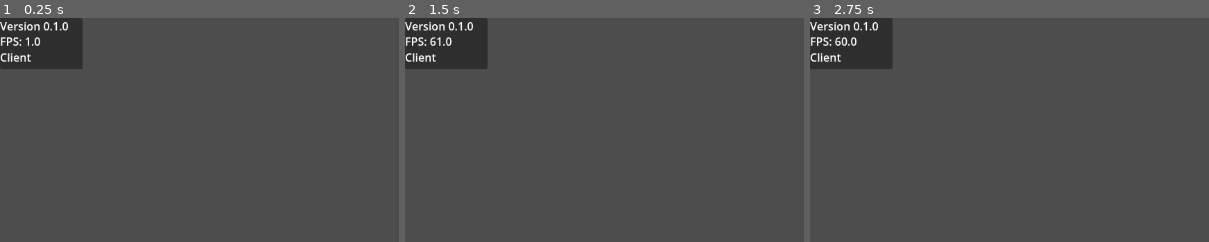
Above: before the commit, frames 1-3 (left to right).
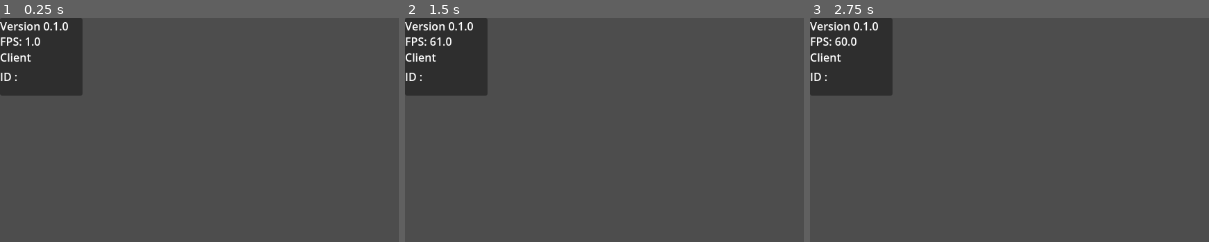
Above: after the commit, the same moments.

Repository: Enarior/alyzera
Game: Godot game, scene res://src/core/main_game/main_game.tscn
Same seed, same stepped clock (60 frames per second), same inputs: the game is played once before the commit and once after it.
Inputs (mouse positions are % of the whole screen's width and height, from its top left):
- Up to frame 1 (0.25 s): no input
- Up to frame 2 (1.5 s): click "Client" at 0.5 s; move the mouse to (55, 50) at 1.27 s; hold W (forward) from 1.28 s (still down); hold Shift (run) from 1.28 s (still down)
- Up to frame 3 (2.75 s): keep holding W (forward); tap Space (jump) at 1.52, 2.27 s; tap Enter at 2 s; move the mouse to (45, 50) at 2.02 s; release Shift (run) at 2.03 s; tap , (toggle_mouse_mode) at 2.1 s
The pictures show only the part of the screen within x 0-50%, y 0-50%; the shares and areas given below are measured in that part.

The runs differ from the first frame. In frame 1, 2.4% of the frame differs, in the area x 0-21%, y 22-35%; in frame 2, 2.4%; in frame 3, 2.4%.

Commit message:
start turn based multi OMEGABRUH

Diff:
--- a/project.godot
+++ b/project.godot
@@ -20,7 +20,7 @@
 
 Global="*uid://5b53umuwoae"
 HighLevelNetworkHandler="*uid://bp2bx1q5ut6w1"
-CombatManager="*uid://bx6jvvditgts6"
+CombatManager="uid://bx6jvvditgts6"
 
 [display]
 
@@ -35,6 +35,7 @@
 
 folder_colors={
 "res://src/core/": "red",
+"res://src/debug/": "yellow",
 "res://src/gameplay/": "green"
 }
 
--- a/src/core/main_game/main_game.gd
+++ b/src/core/main_game/main_game.gd
@@ -39,7 +39,6 @@
 			pause_root.show()
 			_paused = true
 			Input.call_deferred("set_mouse_mode",Input.MOUSE_MODE_VISIBLE)
-
 		else :
 			pause_root.hide()
 			_paused = false
@@ -96,6 +95,10 @@
 	call_deferred("_place_player_at_level_spawn")
 	%TurnManager.add_unit(player) # TEMP
 
+	%CombatManager.combat_start.connect(player._on_combat_start)
+	%CombatManager.combat_end.connect(player._on_combat_end)
+
+
 ## Finds the default spawn location in currently loaded level, and places
 ##  the Player at that position.
 func _place_player_at_level_spawn() -> void:
@@ -109,7 +112,6 @@
 
 	var new_pos = _current_level.get_default_player_spawn()
 	player.global_position = new_pos
-	print("changing pos")
 
 func _spawn_npcs():
 	var spawns = _current_level.get_npc_spawns()
@@ -133,7 +135,7 @@
 
 	if "mob_npc" in node_groups:
 		npc = npc_scene.instantiate() as MobNpc
-		npc.vision_entered.connect(CombatManager.start_combat)
+		npc.vision_entered.connect(%CombatManager.start_combat)
 		%TurnManager.add_unit(npc) # TEMP
 	elif "passive_npc" in node_groups:
 		npc = npc_scene.instantiate() as PassiveNpc
--- a/src/core/main_game/main_game.tscn
+++ b/src/core/main_game/main_game.tscn
@@ -1,10 +1,12 @@
 [gd_scene format=3 uid="uid://d27tq4r3kp8qr"]
 
 [ext_resource type="Script" uid="uid://dxfi0mrtngyn7" path="res://src/core/main_game/main_game.gd" id="1_3fed5"]
-[ext_resource type="PackedScene" uid="uid://dttwvv3r5a6p3" path="res://src/gameplay/turn_manager/turn_manager.tscn" id="2_6n4xl"]
+[ext_resource type="PackedScene" uid="uid://dttwvv3r5a6p3" path="res://src/core/systems/turn_manager/turn_manager.tscn" id="2_6n4xl"]
 [ext_resource type="PackedScene" uid="uid://bxnbd203wci4j" path="res://src/debug/debug_overlay.tscn" id="2_6yl8a"]
 [ext_resource type="PackedScene" uid="uid://cqwx7f7hp2o3k" path="res://src/gameplay/ui/multiplayer_buttons.tscn" id="2_ibp4d"]
 [ext_resource type="Script" uid="uid://bsflm3q0n2tt8" path="res://src/core/multiplayer/multiplayer_spawner.gd" id="3_6n4xl"]
+[ext_resource type="PackedScene" uid="uid://b8eubq7yts3kw" path="res://src/core/systems/combat_manager/combat_manager.tscn" id="3_l0hoa"]
+[ext_resource type="PackedScene" uid="uid://cugrjgidu01wo" path="res://src/gameplay/ui/combat_hud.tscn" id="4_n4iq1"]
 
 [node name="MainGame" type="Node" unique_id=2126897557]
 process_mode = 3
@@ -13,6 +15,9 @@
 [node name="Systems" type="Node" parent="." unique_id=510041305]
 
 [node name="TurnManager" parent="Systems" unique_id=935003780 instance=ExtResource("2_6n4xl")]
+unique_name_in_owner = true
+
+[node name="CombatManager" parent="Systems" unique_id=2089106745 instance=ExtResource("3_l0hoa")]
 unique_name_in_owner = true
 
 [node name="World" type="Node3D" parent="." unique_id=777996568]
@@ -37,6 +42,10 @@
 grow_vertical = 2
 
 [node name="MultiplayerButtons" parent="HUDLayer/HUDRoot" unique_id=1385616990 instance=ExtResource("2_ibp4d")]
+layout_mode = 1
+
+[node name="CombatHUD" parent="HUDLayer/HUDRoot" unique_id=94372681 instance=ExtResource("4_n4iq1")]
+visible = false
 layout_mode = 1
 
 [node name="PauseLayer" type="CanvasLayer" parent="." unique_id=1978506572]
--- a/src/core/multiplayer/multiplayer_spawner.gd
+++ b/src/core/multiplayer/multiplayer_spawner.gd
@@ -10,9 +10,7 @@
 
 
 func spawn_player(id: int=1) -> void:
-	print("multiplayer.peer_connected, id : ", id)
 	if !multiplayer.is_server(): return
-	print("multiplayer.is_server TRUE ", id)
 
 	var player_scene : PackedScene = ResourceLoader.load(PLAYER_SCENE_UID) as PackedScene
 	if player_scene == null:
--- /dev/null
+++ b/src/core/systems/combat_manager/combat_manager.gd
@@ -0,0 +1,35 @@
+extends Node3D
+
+signal combat_start
+signal combat_end
+
+var in_combat
+var players
+var mobs
+
+func start_combat():
+	if in_combat: return
+	in_combat = true
+	combat_start.emit()
+	%TurnManager.initialize()
+	Input.mouse_mode = Input.MOUSE_MODE_VISIBLE
+
+	players = get_tree().get_nodes_in_group("player")
+	mobs = get_tree().get_nodes_in_group("mob_npc")
+#
+#func _play_turn():
+	#var players = get_tree().get_nodes_in_group("player")
+	#var mobs = get_tree().get_nodes_in_group("mob_npc")
+
+
+func _end_combat():
+	in_combat = false
+	combat_end.emit()
+	Input.mouse_mode = Input.MOUSE_MODE_CAPTURED
+
+func end_turn():
+	%TurnManager.active_character.end_turn.emit()
+	%TurnManager.play_turn()
+
+func attack(target):
+	print(%TurnManager.active_character, " attacks ", target)
--- a/src/gameplay/combat_manager/combat_manager.tscn
+++ b/src/core/systems/combat_manager/combat_manager.tscn
@@ -1,6 +1,6 @@
 [gd_scene format=3 uid="uid://b8eubq7yts3kw"]
 
-[ext_resource type="Script" uid="uid://bx6jvvditgts6" path="res://src/gameplay/combat_manager/combat_manager.gd" id="1_7itfd"]
+[ext_resource type="Script" uid="uid://bx6jvvditgts6" path="res://src/core/systems/combat_manager/combat_manager.gd" id="1_7itfd"]
 
 [node name="CombatManager" type="Node3D" unique_id=2089106745]
 script = ExtResource("1_7itfd")
--- a/src/gameplay/turn_manager/turn_manager.gd
+++ b/src/core/systems/turn_manager/turn_manager.gd
@@ -4,33 +4,43 @@
 var turn_playing = false
 var units: Array[CharacterBody3D] = []
 
-func _ready():
-	CombatManager.turn_manager = self
+@onready var combat_hud = $"../../HUDLayer/HUDRoot/CombatHUD"
 
 func initialize():
 	print("initialize turn order")
+
+	units.sort_custom(sort_units)
+
 	if units.size()>0:
 		active_character = units[0]
 		print(units.size(), " units")
 	else:
 		push_error("Can not initialize TurnManager : queue empty")
 
-	units.sort_custom(sort_units)
 	print("units : ", units)
+	play_turn()
 
 
 func sort_units(a , b):
 	# TODO need type check or type hinting
-	print("a : ", a.initiative, " b : ", b.initiative )
 	return a.initiative > b.initiative
 
 
 func play_turn():
 	turn_playing = true
 	print(active_character.name + " turn at index ", units.find(active_character), "...")
-	await active_character.play_turn();"completed"
+
+	combat_hud.set_current_character(active_character)
+	if multiplayer.is_server() and active_character is Player:
+		combat_hud.toggle_turn_hud.rpc_id(int(active_character.name))
+	active_character.play_turn()
+	await active_character.end_turn
+	if multiplayer.is_server() and active_character is Player:
+		combat_hud.toggle_turn_hud.rpc_id(int(active_character.name))
+
 	var next_index = (units.find(active_character) + 1) % units.size() # Only first occurence, change that later
 	active_character = units[next_index]
+
 	turn_playing = false
 
 
--- a/src/gameplay/turn_manager/turn_manager.tscn
+++ b/src/core/systems/turn_manager/turn_manager.tscn
@@ -1,6 +1,6 @@
 [gd_scene format=3 uid="uid://dttwvv3r5a6p3"]
 
-[ext_resource type="Script" uid="uid://wya6l604gqtc" path="res://src/gameplay/turn_manager/turn_manager.gd" id="1_7nnfs"]
+[ext_resource type="Script" uid="uid://wya6l604gqtc" path="res://src/core/systems/turn_manager/turn_manager.gd" id="1_7nnfs"]
 
 [node name="TurnManager" type="Node3D" unique_id=935003780]
 script = ExtResource("1_7nnfs")
--- a/src/debug/debug_overlay.tscn
+++ b/src/debug/debug_overlay.tscn
@@ -15,7 +15,7 @@
 [node name="ItemList" type="ItemList" parent="." unique_id=110158597]
 layout_mode = 0
 offset_right = 119.0
-offset_bottom = 74.0
+offset_bottom = 112.0
 
 [node name="VersionInfoLabel" type="Label" parent="ItemList" unique_id=1812705186]
 unique_name_in_owner = true
@@ -39,3 +39,10 @@
 offset_right = 40.0
 offset_bottom = 68.0
 text = "Instance Type"
+
+[node name="IDLabel" type="Label" parent="ItemList" unique_id=1346367478]
+layout_mode = 0
+offset_top = 73.0
+offset_right = 119.0
+offset_bottom = 96.0
+text = "ID : "
--- a/src/gameplay/combat_manager/combat_manager.gd
+++ /dev/null
@@ -1,18 +0,0 @@
-extends Node3D
-
-signal combat_start
-signal combat_end
-
-var turn_manager
-
-func start_combat():
-	combat_start.emit()
-	turn_manager.initialize()
-
-func _play_turn():
-	var players = get_tree().get_nodes_in_group("player")
-	var mobs = get_tree().get_nodes_in_group("mob_npc")
-
-
-func _end_combat():
-	combat_end.emit()
--- a/src/gameplay/npcs/mobs/golem/golem.gd
+++ b/src/gameplay/npcs/mobs/golem/golem.gd
@@ -20,6 +20,8 @@
 
 func play_turn():
 	await get_tree().create_timer(2).timeout
+	print("im golem playing turn")
+	end_turn.emit()
 
 
 func _on_vision_zone_body_entered(body: Node3D) -> void:
--- a/src/gameplay/npcs/mobs/mob_npc.gd
+++ b/src/gameplay/npcs/mobs/mob_npc.gd
@@ -6,5 +6,7 @@
 
 @abstract func play_turn()
 
+signal end_turn
+
 func _ready():
 	add_to_group("mob_npc")
--- a/src/gameplay/player/player.gd
+++ b/src/gameplay/player/player.gd
@@ -16,11 +16,14 @@
 # Combat
 @export_group("Combat")
 @export var initiative: int = 10
+@export var attack_range: int = 10
+var playing = false
 
+signal end_turn
 @onready var camera: Camera3D = %PlayerCamera
 
 var input_dir := Vector2.ZERO
-var _in_combat: bool = false
+@export var _in_combat: bool = false
 
 func _enter_tree() -> void:
 	set_multiplayer_authority(name.to_int())
@@ -28,21 +31,17 @@
 	$Pivot/MeshInstance3D.get_surface_override_material(0).albedo_color = Color(randf(),randf(), randf(),1)
 	Input.call_deferred("set_mouse_mode",Input.MOUSE_MODE_CAPTURED)
 
-	CombatManager.combat_start.connect(_on_combat_start)
-	CombatManager.combat_end.connect(_on_combat_end)
-
-	if not is_multiplayer_authority():
+	if is_multiplayer_authority():
+		print(get_multiplayer_authority(), " is auth of ", name)
+		%PlayerCamera.current = true
+	else:
 		set_process(false)
 		set_physics_process(false)
 		set_process_input(false)
-	else :
-		%PlayerCamera.current = true
-
-	print("created player with id : ", name)
 
 
 func _process(_delta: float) -> void:
-	if multiplayer and ! is_multiplayer_authority(): return
+	if multiplayer and !is_multiplayer_authority(): return
 
 	input_dir = Input.get_vector("strafe_left", "strafe_right", "backward", "forward")
 
@@ -66,7 +65,6 @@
 		return
 	else :
 		move_and_slide()
-
 
 
 func _input(event: InputEvent) -> void:
@@ -94,10 +92,12 @@
 		velocity.y -= gravity
 
 func play_turn():
-	await get_tree().create_timer(2).timeout
+	#await get_tree().create_timer(2).timeout
+	pass
 
 func _on_combat_start():
 	_in_combat = true
+	print("combat start for player ", name, " on system with auth ", get_multiplayer_authority())
 
 func _on_combat_end():
 	_in_combat = false
--- a/src/gameplay/player/player.tscn
+++ b/src/gameplay/player/player.tscn
@@ -19,9 +19,8 @@
 
 [node name="PlayerCamera" type="Camera3D" parent="." unique_id=1530501927]
 unique_name_in_owner = true
-transform = Transform3D(1, 0, 0, 0, 1, 0, 0, 0, 1, 0, 0.93276715, 0)
+transform = Transform3D(1, 0, 0, 0, 0.86417216, 0.5031963, 0, -0.5031963, 0.86417216, 0, 2.1204503, 2.654884)
 keep_aspect = 0
-current = true
 
 [node name="Pivot" type="Node3D" parent="." unique_id=473521453]
 
--- /dev/null
+++ b/src/gameplay/ui/combat_hud.gd
@@ -0,0 +1,22 @@
+extends Control
+
+func _ready():
+	%CombatManager.combat_start.connect(show)
+
+func set_current_character(character: Node3D):
+	$ActiveCharacterLabel.text = character.name
+
+@rpc("authority", "call_local", "reliable", 0)
+func toggle_turn_hud():
+	if $TurnHud.visible :
+		$TurnHud.hide()
+	else:
+		$TurnHud.show()
+
+
+func _on_attack_button_pressed() -> void:
+	%CombatManager.attack("golem")
+
+
+func _on_end_turn_button_pressed() -> void:
+	%CombatManager.end_turn()
--- /dev/null
+++ b/src/gameplay/ui/combat_hud.tscn
@@ -0,0 +1,102 @@
+[gd_scene format=3 uid="uid://cugrjgidu01wo"]
+
+[ext_resource type="Script" uid="uid://bwa0vo1uq1lj8" path="res://src/gameplay/ui/combat_hud.gd" id="1_yq2jv"]
+
+[node name="CombatHUD" type="Control" unique_id=94372681]
+layout_mode = 3
+anchors_preset = 15
+anchor_right = 1.0
+anchor_bottom = 1.0
+grow_horizontal = 2
+grow_vertical = 2
+script = ExtResource("1_yq2jv")
+
+[node name="Label" type="Label" parent="." unique_id=899337996]
+layout_mode = 1
+anchors_preset = 5
+anchor_left = 0.5
+anchor_right = 0.5
+offset_left = -45.0
+offset_top = 27.0
+offset_right = 45.0
+offset_bottom = 50.0
+grow_horizontal = 2
+theme_override_font_sizes/font_size = 24
+text = "IN COMBAT"
+
+[node name="CurrentlyPlayingLabel" type="Label" parent="." unique_id=1115414545]
+layout_mode = 1
+anchors_preset = 5
+anchor_left = 0.5
+anchor_right = 0.5
+offset_left = -154.0
+offset_top = 68.0
+offset_right = -8.0
+offset_bottom = 91.0
+grow_horizontal = 2
+theme_override_font_sizes/font_size = 16
+text = "Currently playing : "
+
+[node name="ActiveCharacterLabel" type="Label" parent="." unique_id=116554142]
+layout_mode = 1
+anchors_preset = 5
+anchor_left = 0.5
+anchor_right = 0.5
+offset_left = -1.0
+offset_top = 68.0
+offset_right = 145.0
+offset_bottom = 91.0
+grow_horizontal = 2
+theme_override_font_sizes/font_size = 16
+text = "..."
+
+[node name="TurnHud" type="Control" parent="." unique_id=1091919819]
+anchors_preset = 0
+offset_right = 40.0
+offset_bottom = 40.0
+
+[node name="YourTurnLabel" type="Label" parent="TurnHud" unique_id=1400896586]
+layout_mode = 1
+anchors_preset = 5
+anchor_left = 0.5
+anchor_right = 0.5
+offset_left = 509.5
+offset_top = 100.0
+offset_right = 602.5
+offset_bottom = 123.0
+grow_horizontal = 2
+theme_override_font_sizes/font_size = 16
+text = "YOUR TURN"
+
+[node name="AttackButton" type="Button" parent="TurnHud" unique_id=654621386]
+layout_mode = 1
+anchors_preset = 3
+anchor_left = 1.0
+anchor_top = 1.0
+anchor_right = 1.0
+anchor_bottom = 1.0
+offset_left = 729.0
+offset_top = 534.0
+offset_right = 905.0
+offset_bottom = 593.0
+grow_horizontal = 0
+grow_vertical = 0
+text = "ATTACK"
+
+[node name="EndTurnButton" type="Button" parent="TurnHud" unique_id=1574576879]
+layout_mode = 1
+anchors_preset = 3
+anchor_left = 1.0
+anchor_top = 1.0
+anchor_right = 1.0
+anchor_bottom = 1.0
+offset_left = 921.0
+offset_top = 534.0
+offset_right = 1097.0
+offset_bottom = 593.0
+grow_horizontal = 0
+grow_vertical = 0
+text = "END TURN"
+
+[connection signal="pressed" from="TurnHud/AttackButton" to="." method="_on_attack_button_pressed"]
+[connection signal="pressed" from="TurnHud/EndTurnButton" to="." method="_on_end_turn_button_pressed"]
Renamed: src/gameplay/combat_manager/combat_manager.gd.uid -> src/core/systems/combat_manager/combat_manager.gd.uid
Renamed: src/gameplay/turn_manager/turn_manager.gd.uid -> src/core/systems/turn_manager/turn_manager.gd.uid
Not shown, added: src/gameplay/ui/combat_hud.gd.uid
